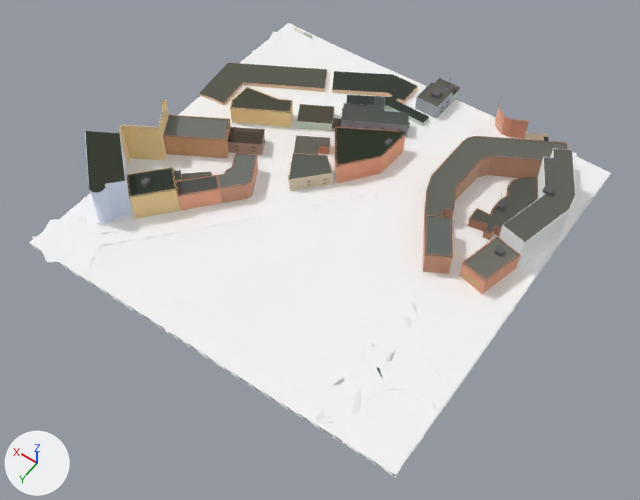
The glTF model public/tiles/0/0_0.glb, before and after one commit.
One viewpoint serves both versions: a camera (50 mm lens) standing at (-74.0, 166.0, 404.0) and looking at (118.0, -103.0, -19.0). The lights are fixed; the arrows at lower left show +X, +Y and +Z. The first picture is the older version. Where no turn or scale is listed for an object, it has been applied to the vertices. Vertices at exactly the same position are counted once.

Objects in the first picture: 't0_0_0'.
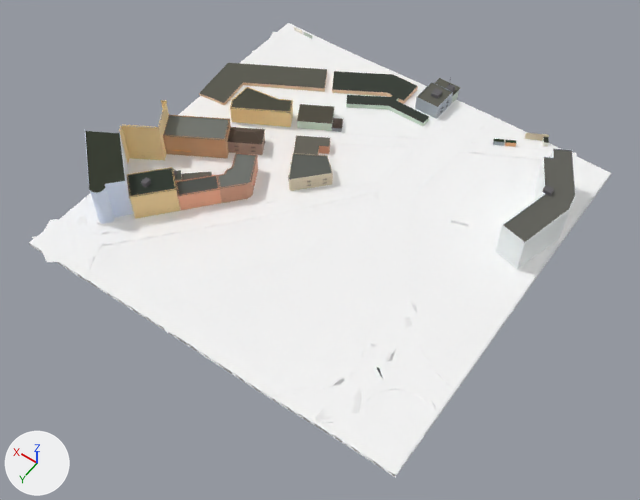
Edits to the bpy script that builds the scene:
```text
Change me_t0_0_0:
    used by ob_t0_0_0; location = (134.9, -128.5, 4.8)
    remove me_t0_0_0.from_pydata(...)  # 23777 vertices, 27475 faces; spans x -137.0..137.0, y -133.0..133.0, z -18.0..18.0
    add me_t0_0_0.from_pydata(...)  # 18006 vertices, 23091 faces; spans x -137.0..137.0, y -133.0..133.0, z -18.0..18.0
    me_t0_0_0 part 1: 731 loose pieces with 5543 vertices, spanning x -123.0..33.0, y -127.0..15.0, z -13.0..13.0, are deleted
    me_t0_0_0 part 2
    160 vertices are removed from x -123.0..-52.0, y -126.0..15.0, z -14.0..9.0
    262 faces are deleted
    1 vertex moves within x -76.0, y -121.0, z -8.0
    56 new faces join them, mat_terrain
    2 new faces join them, mat_facade_house
    me_t0_0_0 part 3
    68 vertices are removed from x -13.0..32.0, y -90.0..-56.0, z -14.0..-3.0
    99 faces are deleted
    1 vertex moves within x 28.0, y -63.0, z -10.0
    4 new faces join them, mat_trim
    3 new faces join them, mat_facade
```

Where the change shows, as pixel boxes [x1, y1, x2, y2] in the pictures (640 x 500 px):
part 1 of me_t0_0_0, deleted
    before: [335, 103, 568, 291]
part 2 of me_t0_0_0, cut back
    before: [75, 108, 570, 463]
    after: [75, 133, 570, 463]
part 3 of me_t0_0_0, cut back
    before: [341, 97, 409, 137]
